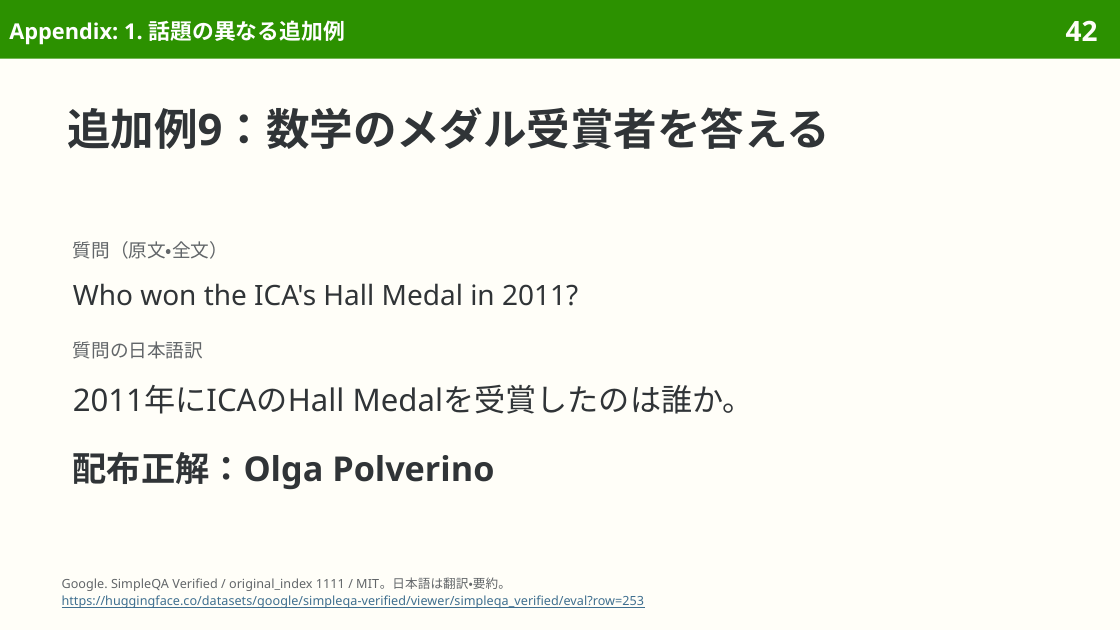
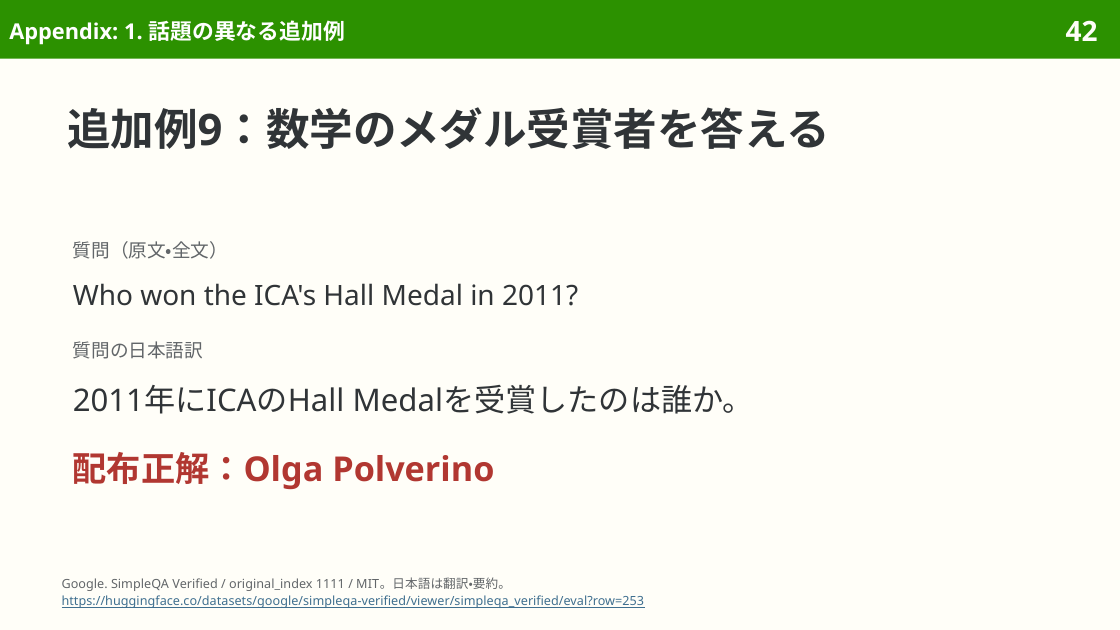
Before and after one commit to sasakiy84/datasets-in-10-minutes, a slide deck: slide 42 of slides/datasets-in-10-minutes-simpleqa-verified.pptx. Drawn at 1120x630 pixels with LibreOffice and Linux fonts; fonts in the diff are those of the drawing. Boxes give left, top, right and bottom in pixels: in the first picture for what was removed or moved away, otherwise in the second. Text is boxed around its words. In the diff, an @@ line names an element or a change of style, - is before the commit and + after.

```diff
--- a/slides/datasets-in-10-minutes-simpleqa-verified.pptx
+++ b/slides/datasets-in-10-minutes-simpleqa-verified.pptx
@@ text "配布正解：Olga Polverino" at [73,452,494,489]: text colour #303437 to #B13731 @@
```
Also in this commit, not shown: 12 other slides changed, 5 other files.
